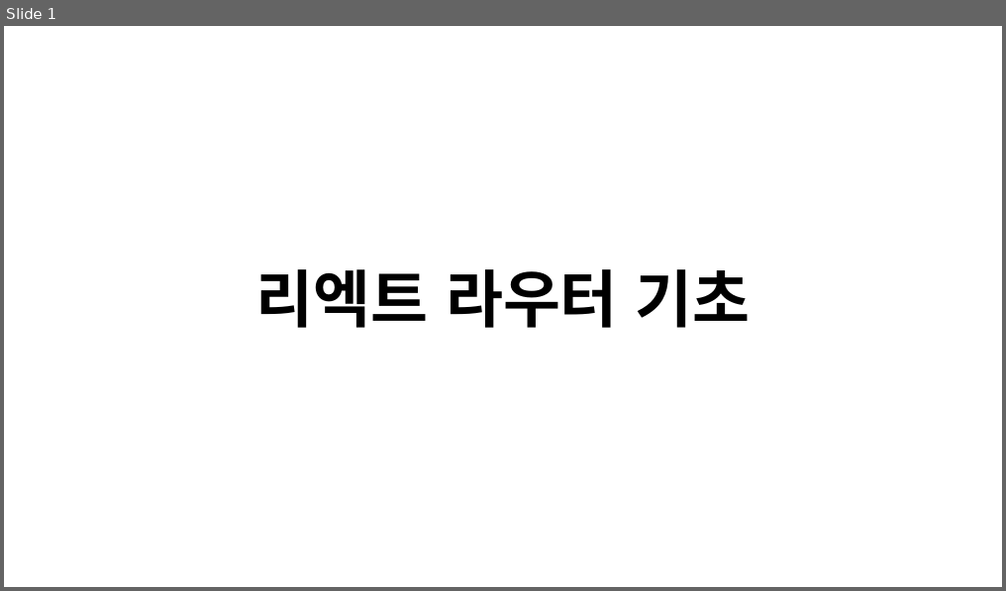
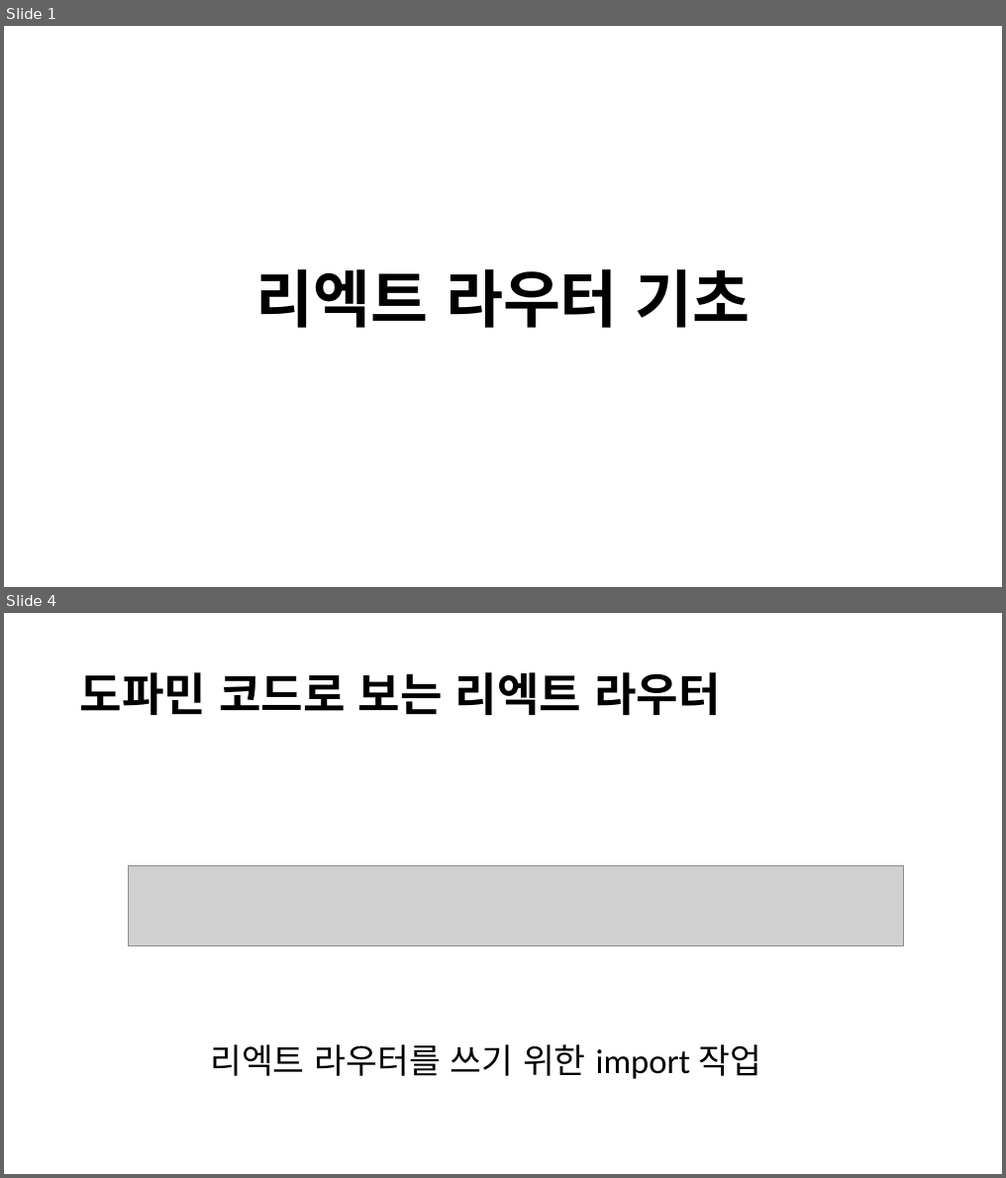
Before and after one commit to Profitah/DoFarming_DOC, a slide deck: 웹관련/리엑트 라우터 기초.pptx. Shown one above the other, each under a label of ours: slide 1 before the commit, slides 1 and 4 after it; the slides between them are not shown. The pictures are 1006x591 and 1006x1178 pixels, drawn with LibreOffice and Linux fonts; fonts in the diff are those of the drawing; grey boxes stand for pictures. Boxes give left, top, right and bottom in pixels: in the first picture for what was removed or moved away, otherwise in the second. Text is boxed around its words. In the diff, an @@ line names an element or a change of style, - is before the commit and + after.

Commit message:
리엑트 라우터 v2

```diff
--- a/웹관련/리엑트 라우터 기초.pptx
+++ b/웹관련/리엑트 라우터 기초.pptx
@@ slide 4 added at [4, 613, 1002, 1174], background #FFFFFF @@
@@ title added at [80, 672, 720, 715], 44 pt, text #000000, bold @@
+도파민 코드로 보는 리엑트 라우터
@@ picture added at [129, 866, 905, 947] @@
@@ text added at [210, 1045, 761, 1079], 33 pt, text #000000 @@
+리엑트 라우터를 쓰기 위한 import 작업
```
Also in this commit, not shown: 3 slides changed, 5 other slides added, 5 other files.
